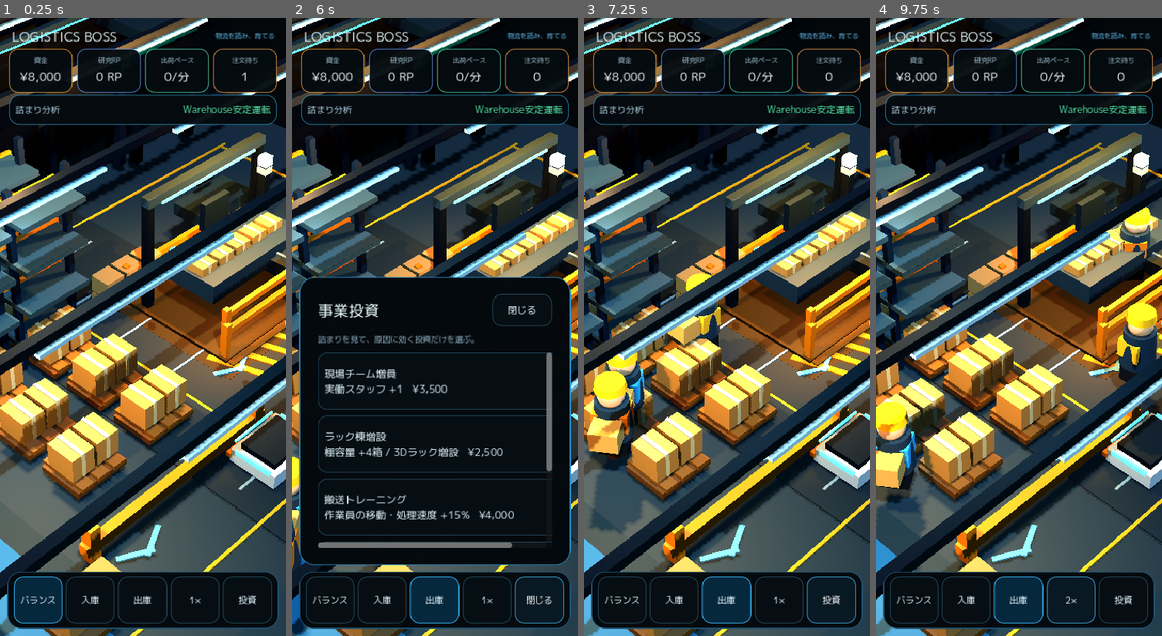
Above: before the commit, frames 1-4 (left to right).
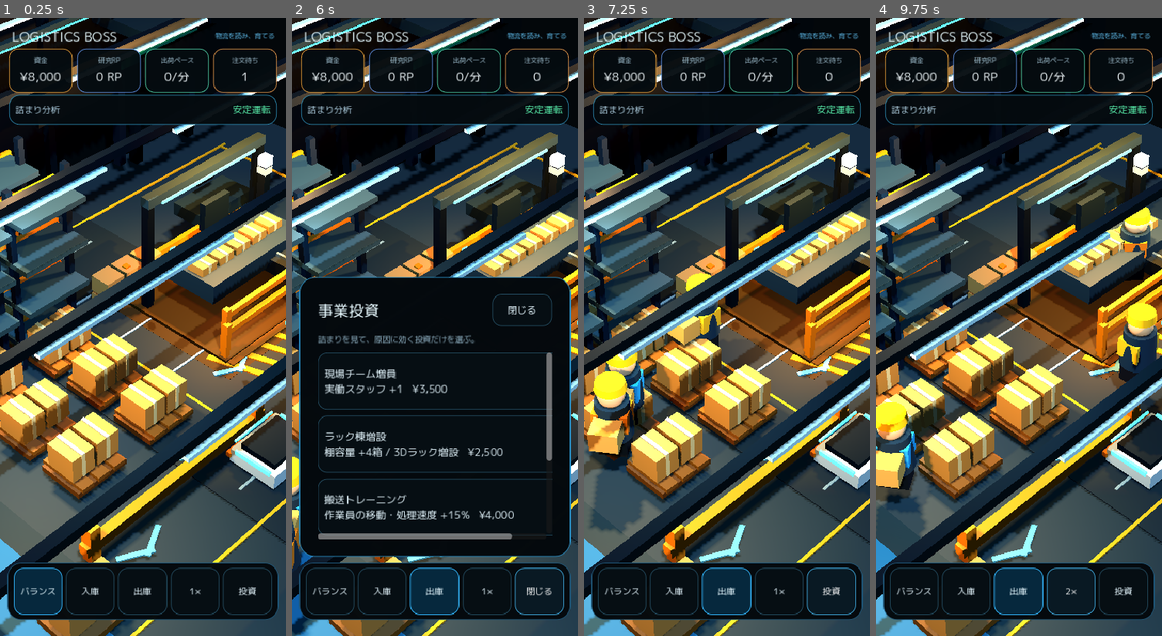
Above: after the commit, the same moments.

Repository: 48wr9f4wgp-lab/Logistics-Boss
Game: Godot game, scene res://scenes/main.tscn
Two runs of this game, one before a commit and one after it. Both use one fixed random seed, a clock stepped at 60 frames per second and the inputs below.
Inputs:
- Up to frame 1 (0.25 s): no input
- Up to frame 2 (6 s): click "バランス" at 0.5 s; click "入庫" at 1.25 s; click "出庫" at 2 s; click "1×" at 2.75 s; click "2×" at 3.5 s; click "4×" at 4.25 s; click "Ⅱ" at 5 s; click "投資" at 5.75 s
- Up to frame 3 (7.25 s): click "閉じる" at 6.5 s
- Up to frame 4 (9.75 s): click "バランス" at 7.25 s; click "入庫" at 8 s; click "出庫" at 8.75 s; click "1×" at 9.5 s

The runs differ from the first frame. In frame 1, 4.3% of the frame differs, in the area x 0-98%, y 0-99%; in frame 2, 6.7%; in frame 3, 4.3%; in frame 4, 4.3%.

Commit message:
Improve warehouse visibility and portrait HUD readability
Use an open-top cutaway to keep the logistics floor readable, reduce shipment-toast obstruction, move bottom controls above the iPhone home indicator, and keep bottleneck copy fully Japanese.

Diff:
--- /dev/null
+++ b/godot/tests/visual_readability_smoke.gd
@@ -0,0 +1,35 @@
+extends SceneTree
+
+const WarehouseViewScript = preload("res://view/warehouse_view.gd")
+const WarehouseVisualPass2Script = preload("res://view/visual_pass_2.gd")
+const WarehouseVisualCompositionFixScript = preload("res://view/visual_composition_fix.gd")
+
+
+func _init() -> void:
+    var root := Node3D.new()
+    get_root().add_child(root)
+
+    var view: WarehouseView = WarehouseViewScript.new()
+    root.add_child(view)
+
+    var pass2: WarehouseVisualPass2 = WarehouseVisualPass2Script.new()
+    view.add_child(pass2)
+    pass2.bind_view(view)
+
+    var composition: WarehouseVisualCompositionFix = WarehouseVisualCompositionFixScript.new()
+    view.add_child(composition)
+    composition.bind(view)
+
+    await process_frame
+    await process_frame
+
+    var roof_nodes := view.find_children("Roof*", "Node3D", true, false)
+    var checked := 0
+    for node in roof_nodes:
+        if node.name == "RoofTruss" or node.name == "RoofLight":
+            checked += 1
+            assert(not (node as Node3D).visible, "overhead roof geometry must not obscure gameplay")
+
+    assert(checked > 0, "readability smoke must inspect generated roof geometry")
+    print("Godot warehouse visual readability smoke passed")
+    quit(0)
--- a/godot/ui/game_hud_ja.gd
+++ b/godot/ui/game_hud_ja.gd
@@ -12,6 +12,7 @@
     super._ready()
     _append_forklift_upgrade()
     _build_measurement_banner()
+    _tune_mobile_hud()
     _apply_japanese_font_recursive(self)
     _replace_static_copy_recursive(self)
 
@@ -29,10 +30,8 @@
 
 
 func _bottleneck_text(info: Dictionary) -> String:
-    var label := String(info.get("label", ""))
-    if not label.is_empty():
-        return label
-
+    # Use UI-owned Japanese copy rather than leaking the domain's mixed-language
+    # diagnostic label into the player-facing HUD.
     match String(info.get("key", "stable")):
         "inbound":
             return "搬入口が混雑"
@@ -44,8 +43,11 @@
             return "出荷待ちが滞留"
         "orders":
             return "注文が滞留"
+        "stable":
+            return "安定運転"
         _:
-            return "安定運転"
+            var label := String(info.get("label", ""))
+            return label if not label.is_empty() else "安定運転"
 
 
 func _is_maxed(kind: StringName) -> bool:
@@ -110,8 +112,8 @@
     _measurement_panel.anchor_right = 0.92
     _measurement_panel.anchor_top = 1.0
     _measurement_panel.anchor_bottom = 1.0
-    _measurement_panel.offset_top = -186.0
-    _measurement_panel.offset_bottom = -102.0
+    _measurement_panel.offset_top = -194.0
+    _measurement_panel.offset_bottom = -110.0
     _measurement_panel.add_theme_stylebox_override(
         "panel",
         _panel_style(Color(0.018, 0.055, 0.075, 0.97), Color(0.18, 0.72, 0.96, 0.92), 14)
@@ -126,6 +128,41 @@
     _measurement_label.add_theme_font_size_override("font_size", 13)
     _measurement_label.add_theme_color_override("font_color", Color(0.90, 0.98, 1.0))
     _measurement_panel.add_child(_measurement_label)
+
+
+func _tune_mobile_hud() -> void:
+    # Keep the main controls clear of the iPhone home indicator and reduce the
+    # shipment toast so it confirms flow without covering the warehouse action.
+    var dock := _find_bottom_dock()
+    if dock != null:
+        dock.offset_top = -100.0
+        dock.offset_bottom = -22.0
+
+    if _sheet != null:
+        _sheet.offset_bottom = -108.0
+
+    if _toast_panel != null:
+        _toast_panel.anchor_top = 0.58
+        _toast_panel.anchor_bottom = 0.58
+        _toast_panel.offset_left = -82.0
+        _toast_panel.offset_right = 82.0
+        _toast_panel.offset_top = -19.0
+        _toast_panel.offset_bottom = 19.0
+
+    if _toast != null:
+        _toast.add_theme_font_size_override("font_size", 14)
+
+
+func _find_bottom_dock() -> PanelContainer:
+    for child in get_children():
+        if child is not PanelContainer:
+            continue
+        var panel := child as PanelContainer
+        if panel == _sheet or panel == _toast_panel or panel == _measurement_panel:
+            continue
+        if panel.anchor_top >= 0.99 and panel.anchor_bottom >= 0.99 and panel.offset_bottom > -40.0:
+            return panel
+    return null
 
 
 func _show_measurement_status(text: String, seconds: float) -> void:
--- a/godot/view/visual_composition_fix.gd
+++ b/godot/view/visual_composition_fix.gd
@@ -32,16 +32,13 @@
 func _tune_structure_recursive(node: Node) -> void:
     if node is Node3D:
         var n := node as Node3D
-        if n.name == "RoofTruss" and n.global_position.z > 1.0:
+        # LOGISTICS BOSS is played as an open-top cutaway. Overhead trusses and
+        # emissive roof bars were repeatedly crossing the portrait camera and
+        # hiding workers, racks and parcels. Keep the back wall, columns and
+        # utility run for warehouse identity, but never let roof geometry block
+        # the readable gameplay floor.
+        if n.name == "RoofTruss" or n.name == "RoofLight":
             n.visible = false
-        elif n.name == "RoofLight" and n.global_position.z > 1.0:
-            n.visible = false
-        elif n.name == "RoofLight" and n is MeshInstance3D:
-            var mesh_node := n as MeshInstance3D
-            var mat := mesh_node.material_override as StandardMaterial3D
-            if mat != null:
-                mat.albedo_color = Color(0.46, 0.63, 0.68)
-                mat.roughness = 0.62
 
     for child in node.get_children():
         _tune_structure_recursive(child)
Not shown, changed: .github/workflows/godot-ci.yml
Not shown, added: docs/WAREHOUSE_VISIBILITY_NOTE.md
